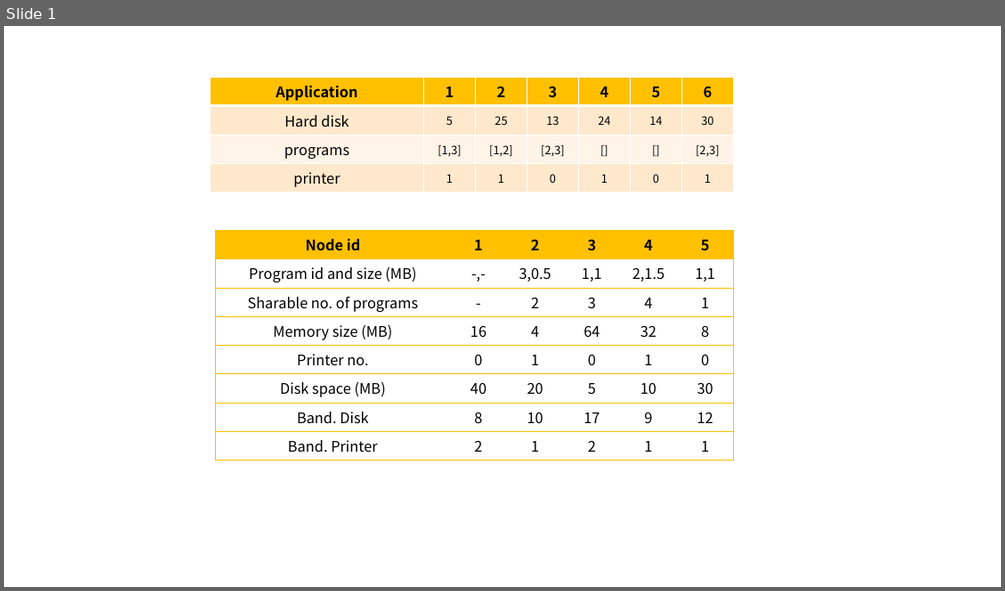
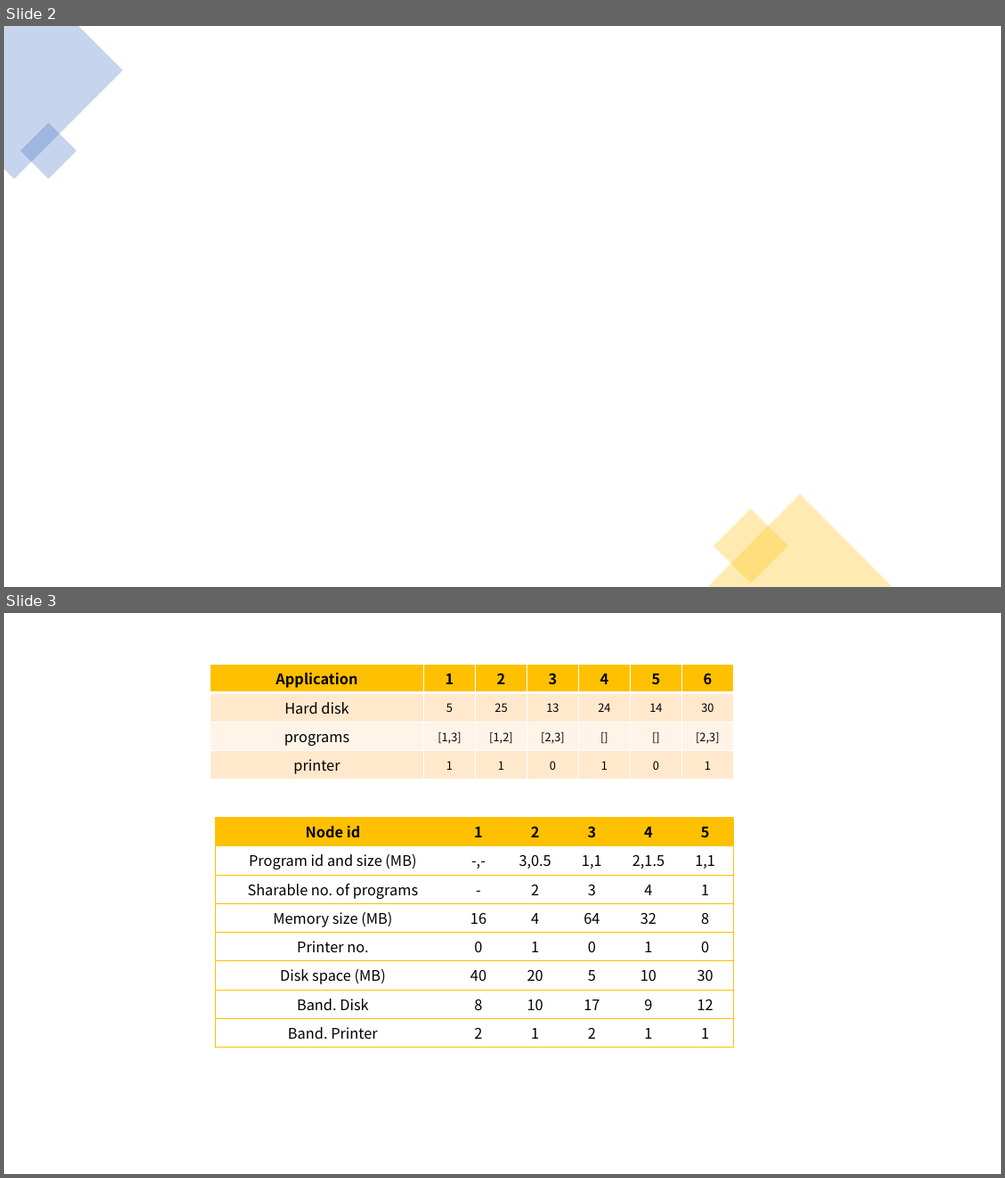
Before and after one commit to revhea2/priority-based-resource-allocation, a slide deck: final_presentation.pptx. Shown one above the other, each under a label of ours: slide 1 before the commit, slides 2 and 3 after it. The pictures are 1005x591 and 1005x1178 pixels, drawn with LibreOffice and Linux fonts; fonts in the diff are those of the drawing; background and template pictures are left out. Boxes give left, top, right and bottom in pixels: in the first picture for what was removed or moved away, otherwise in the second. Text is boxed around its words. In the diff, an @@ line names an element or a change of style, - is before the commit and + after.

```diff
--- a/final_presentation.pptx
+++ b/final_presentation.pptx
@@ slide 2 added at [4, 26, 1001, 587], background picture (left out) @@
@@ freeform shape added at [4, 26, 123, 179], fill #4472C4 at 30% opacity @@
@@ rectangle added at [21, 122, 76, 178], fill #4472C4 at 30% opacity @@
@@ triangle added at [708, 494, 892, 587], fill #FFC000 at 30% opacity @@
@@ rectangle added at [713, 508, 788, 584], fill #FFC000 at 30% opacity @@
@@ what was slide 1 is now slide 3 @@
```
Also in this commit, not shown: 10 slides changed, 1 other slide added, 4 other files.
